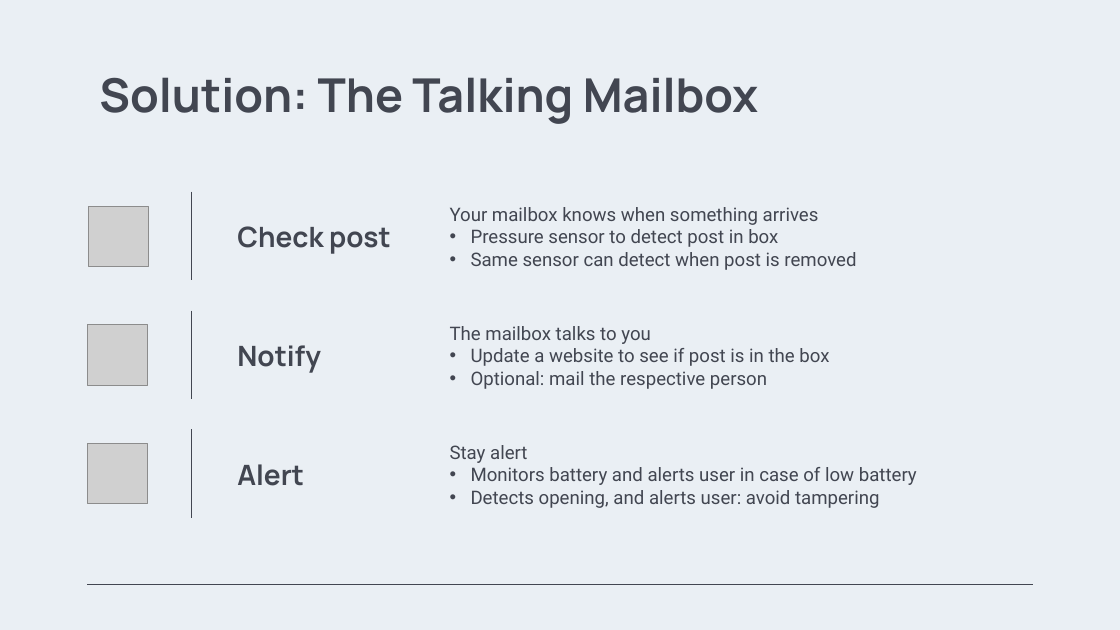
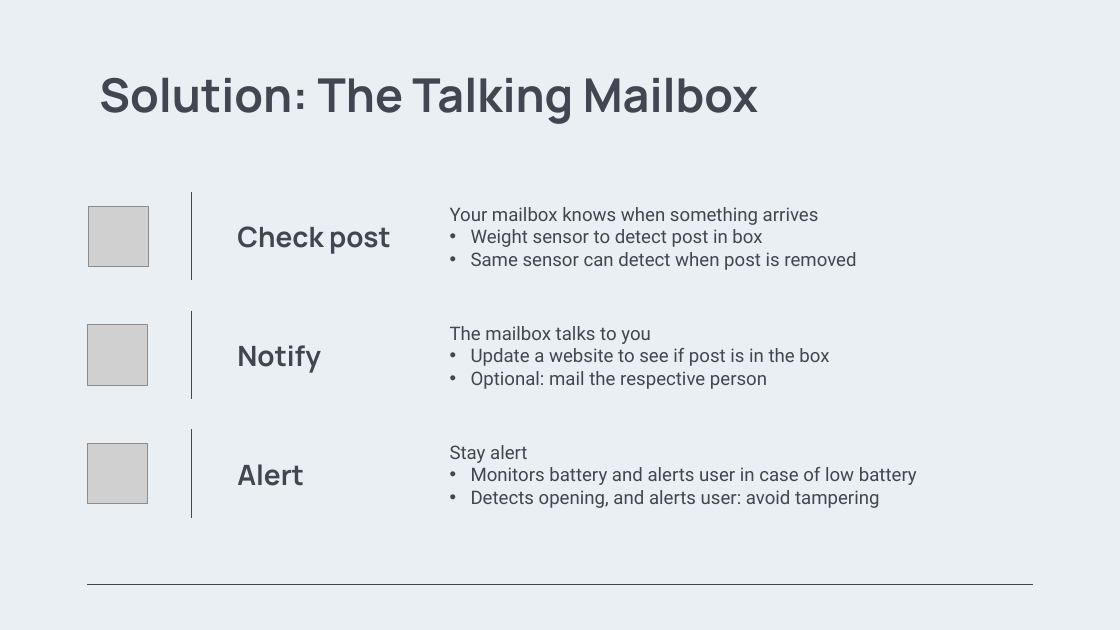
Before and after one commit to AbhinavK02/LoRaProject, a slide deck: slide 3 of A.1 Pitch Presentation/The_Talking_Mailbox_Pitch.pptx. Drawn at 1120x630 pixels with LibreOffice and Linux fonts; fonts in the diff are those of the drawing; grey boxes stand for pictures; background and template pictures are left out. Boxes give left, top, right and bottom in pixels: in the first picture for what was removed or moved away, otherwise in the second. Text is boxed around its words. In the diff, an @@ line names an element or a change of style, - is before the commit and + after.

```diff
--- a/A.1 Pitch Presentation/The_Talking_Mailbox_Pitch.pptx
+++ b/A.1 Pitch Presentation/The_Talking_Mailbox_Pitch.pptx
@@ subtitle at <box>471,229,762,247</box>: text changed @@
-• Pressure sensor to detect post in box
+• Weight sensor to detect post in box
```
Also in this commit, not shown: 6 other slides changed, 15 other files.
